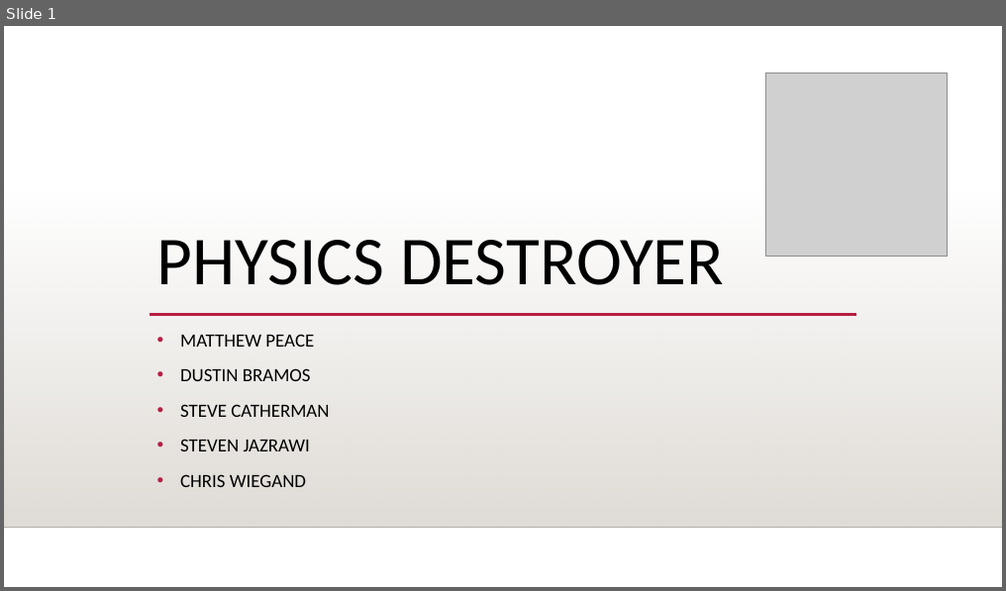
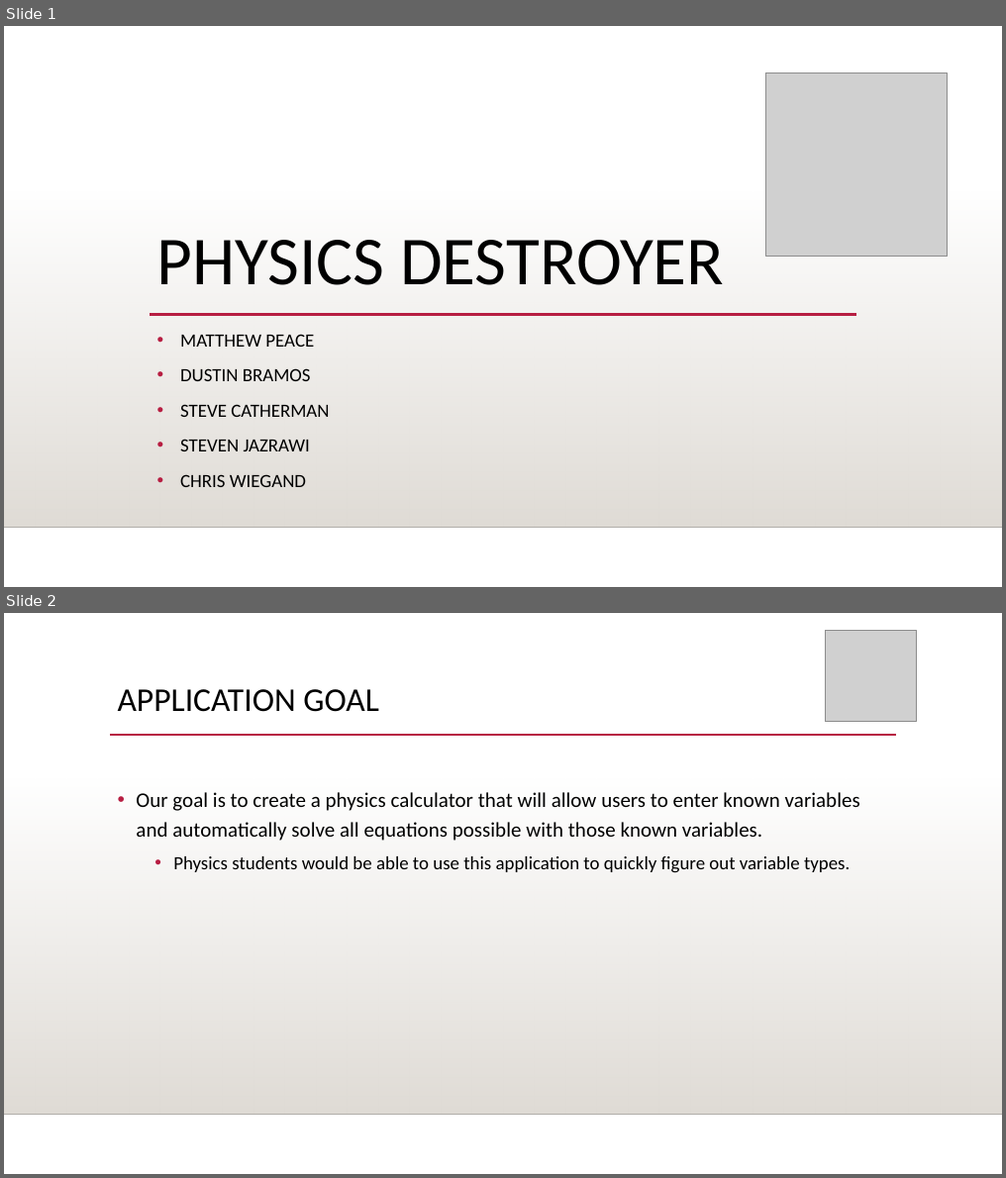
Before and after one commit to stevecatherman/sophmoreProj, a slide deck: Documents/Sprint1Presentation.pptx. Shown one above the other, each under a label of ours: slide 1 before the commit, slides 1 and 2 after it. The pictures are 1006x591 and 1006x1178 pixels, drawn with LibreOffice and Linux fonts; fonts in the diff are those of the drawing; grey boxes stand for pictures; background and template pictures are left out. Boxes give left, top, right and bottom in pixels: in the first picture for what was removed or moved away, otherwise in the second. Text is boxed around its words. In the diff, an @@ line names an element or a change of style, - is before the commit and + after.

```diff
--- a/Documents/Sprint1Presentation.pptx
+++ b/Documents/Sprint1Presentation.pptx
@@ slide 2 added at (4, 613, 1002, 1174), background picture (left out); not listed: 2 template elements that a slide beside it also shows @@
@@ picture added at (826, 630, 918, 722) @@
@@ title added at (118, 689, 379, 712), 32 pt, text #000000 @@
+APPLICATION GOAL
@@ line added from (110, 735) to (896, 735), #B71E42 2.5 pt @@
@@ text added at (136, 792, 860, 873), 20 pt, text #000000 @@
+• Our goal is to create a physics calculator that will allow users to enter known variables and automatically solve all equations possible with those known variables.
+  • Physics students would be able to use this application to quickly figure out variable types.
```
Also in this commit, not shown: 4 other slides added, 6 slides removed, 1 other file.
